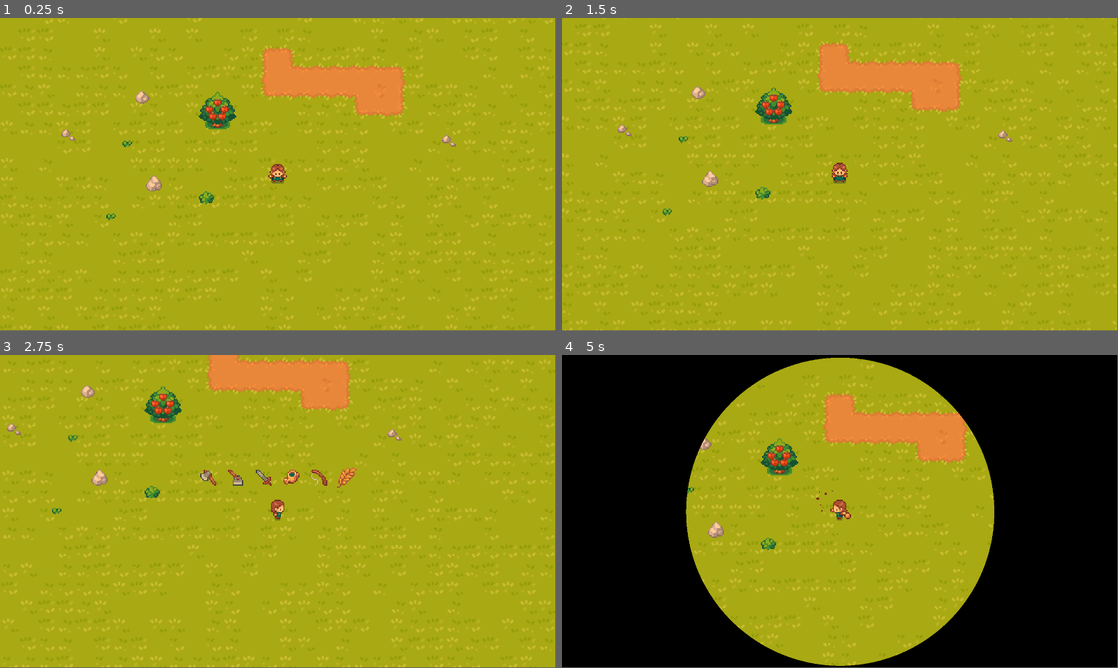
Above: before the commit, frames 1-4 (two rows, left to right).
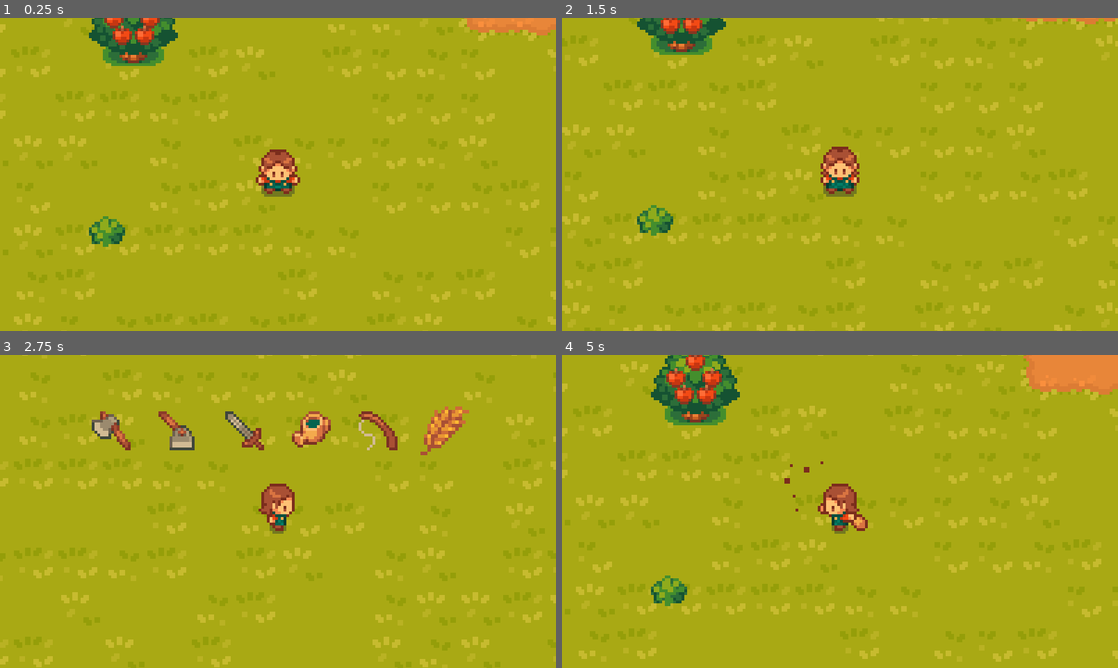
Above: after the commit, the same moments.

Repository: xumeng03/stardew-valley
Game: Godot game, scene res://scenes/main.tscn
The game is run twice, just before and just after one commit, with the same random seed, the same clock (stepped at 60 frames per second) and the same inputs.
Inputs:
- Up to frame 1 (0.25 s): no input
- Up to frame 2 (1.5 s): hold D (right) 0.53-1.28 s; tap Space (action) at 0.6 s; hold S (down) from 1.28 s (still down); tap E (behavior_swtich_next) at 1.35 s
- Up to frame 3 (2.75 s): release S (down) at 2.03 s; hold D (right) from 2.03 s (still down); tap Q (behavior_swtich_previous) at 2.1 s
- Up to frame 4 (5 s): release D (right) at 2.78 s; hold W (up) 2.78-3.53 s; tap Tab (next_day) at 2.85 s; hold A (left) from 3.53 s (still down); tap R (seed_swtich_next) at 3.6 s; tap Enter at 4.25 s; tap Space (action) at 4.35 s
In our replay, the window is 799x449 before the commit and 800x450 after it. These sizes can differ from the game's own. Grey fills any space a smaller window leaves; there, only what the larger window draws over its background counts as a difference.

The runs differ from the first frame. In frame 1, 14% of the frame differs, in the area x 0-100%, y 0-100%; in frame 2, 13%; in frame 3, 14%; in frame 4, 64%.

Commit message:
crop container

Diff:
--- a/project.godot
+++ b/project.godot
@@ -25,6 +25,9 @@
 
 window/size/viewport_width=1920
 window/size/viewport_height=1080
+window/stretch/mode="2d"
+window/size/width=1920
+window/size/height=1080
 
 [input]
 
--- a/resources/corn_plant_resource.gd
+++ b/resources/corn_plant_resource.gd
@@ -2,3 +2,5 @@
 
 func _init() -> void:
 	texture = preload("res://assets/plants/corn.png")
+	name = "Corn"
+	icon = preload("res://assets/seeds/corn.png")
--- a/resources/plant_resource.gd
+++ b/resources/plant_resource.gd
@@ -6,6 +6,13 @@
 var age: int = 0
 var health: int = 3
 var hframes: int = 3
+var name: String
+var icon: Texture2D
+var dead := false:
+	set(value):
+		dead = value
+		if dead:
+			changed.emit()
 
 func grow(sprite: Sprite2D) -> void:
 	age += 1
@@ -15,6 +22,7 @@
 func wither(crop: CropPlant):
 	health -= 1
 	if health <= 0:
+		changed.emit()
 		crop.queue_free()
 
 func mature():
--- a/resources/pumpkin_plant_resource.gd
+++ b/resources/pumpkin_plant_resource.gd
@@ -2,3 +2,5 @@
 
 func _init() -> void:
 	texture = preload("res://assets/plants/pumpkin.png")
+	name = "Pumpkin"
+	icon = preload("res://assets/seeds/pumpkin.png")
--- a/resources/tomato_plant_resource.gd
+++ b/resources/tomato_plant_resource.gd
@@ -2,3 +2,5 @@
 
 func _init() -> void:
 	texture = preload("res://assets/plants/tomato.png")
+	name = "Tomato"
+	icon = preload("res://assets/seeds/tomato.png")
--- a/resources/wheat_plant_resource.gd
+++ b/resources/wheat_plant_resource.gd
@@ -2,3 +2,5 @@
 
 func _init() -> void:
 	texture = preload("res://assets/plants/wheat.png")
+	name = "Wheat"
+	icon = preload("res://assets/seeds/wheat.png")
--- /dev/null
+++ b/scenes/UI/CropInfo.tres
@@ -0,0 +1,21 @@
+[gd_resource type="Theme" load_steps=5 format=3 uid="uid://cxu87pfqy0ovy"]
+
+[ext_resource type="FontFile" uid="uid://cyr81gu0v1ghd" path="res://assets/ui/HomeVideo-Regular.ttf" id="1_q2vfl"]
+[ext_resource type="Texture2D" uid="uid://djqvobt64boj0" path="res://assets/ui/frame.png" id="2_xaxcp"]
+
+[sub_resource type="FontVariation" id="FontVariation_facoi"]
+base_font = ExtResource("1_q2vfl")
+spacing_glyph = 1
+
+[sub_resource type="StyleBoxTexture" id="StyleBoxTexture_t8aev"]
+texture = ExtResource("2_xaxcp")
+texture_margin_left = 6.0
+texture_margin_top = 6.0
+texture_margin_right = 6.0
+texture_margin_bottom = 6.0
+
+[resource]
+Label/colors/font_color = Color(0.023529412, 0.023529412, 0.023529412, 1)
+Label/font_sizes/font_size = 30
+Label/fonts/font = SubResource("FontVariation_facoi")
+PanelContainer/styles/panel = SubResource("StyleBoxTexture_t8aev")
--- /dev/null
+++ b/scenes/UI/CropInfo.tscn
@@ -0,0 +1,61 @@
+[gd_scene load_steps=5 format=3 uid="uid://6p5ohwgxmrxh"]
+
+[ext_resource type="Theme" uid="uid://cxu87pfqy0ovy" path="res://scenes/UI/CropInfo.tres" id="1_t8aev"]
+[ext_resource type="Script" uid="uid://c7war4os77bwd" path="res://scenes/UI/crop_info.gd" id="2_t8aev"]
+[ext_resource type="Texture2D" uid="uid://x67wkpjj8k3e" path="res://assets/seeds/tomato.png" id="3_0pfig"]
+[ext_resource type="Texture2D" uid="uid://gdaq7vt5uup" path="res://assets/ui/v_bar.png" id="4_4skg4"]
+
+[node name="CropInfo" type="Control"]
+custom_minimum_size = Vector2(156, 59)
+layout_mode = 3
+anchors_preset = 0
+offset_right = 200.0
+offset_bottom = 59.0
+theme = ExtResource("1_t8aev")
+script = ExtResource("2_t8aev")
+
+[node name="PanelContainer" type="PanelContainer" parent="."]
+layout_mode = 0
+offset_right = 200.0
+offset_bottom = 59.0
+
+[node name="HBoxContainer" type="HBoxContainer" parent="PanelContainer"]
+layout_mode = 2
+theme = ExtResource("1_t8aev")
+
+[node name="TextureRect" type="TextureRect" parent="PanelContainer/HBoxContainer"]
+custom_minimum_size = Vector2(40, 40)
+layout_mode = 2
+size_flags_horizontal = 4
+size_flags_vertical = 4
+texture = ExtResource("3_0pfig")
+stretch_mode = 5
+
+[node name="VBoxContainer" type="VBoxContainer" parent="PanelContainer/HBoxContainer"]
+layout_mode = 2
+size_flags_horizontal = 3
+size_flags_vertical = 4
+
+[node name="Label" type="Label" parent="PanelContainer/HBoxContainer/VBoxContainer"]
+layout_mode = 2
+text = "Tomato"
+
+[node name="GrowTextureProgressBar" type="TextureProgressBar" parent="PanelContainer/HBoxContainer/VBoxContainer"]
+custom_minimum_size = Vector2(0, 6)
+layout_mode = 2
+value = 90.0
+nine_patch_stretch = true
+texture_under = ExtResource("4_4skg4")
+texture_progress = ExtResource("4_4skg4")
+tint_under = Color(0.5211406, 0.52114064, 0.52114046, 1)
+tint_progress = Color(0.19607843, 1, 0.42745098, 1)
+
+[node name="HealthTextureProgressBar" type="TextureProgressBar" parent="PanelContainer/HBoxContainer/VBoxContainer"]
+custom_minimum_size = Vector2(0, 6)
+layout_mode = 2
+value = 75.0
+nine_patch_stretch = true
+texture_under = ExtResource("4_4skg4")
+texture_progress = ExtResource("4_4skg4")
+tint_under = Color(0.52156866, 0.52156866, 0.52156866, 1)
+tint_progress = Color(0.7176471, 0.23137255, 0, 1)
--- /dev/null
+++ b/scenes/UI/CropInfoContainer.tscn
@@ -0,0 +1,29 @@
+[gd_scene load_steps=2 format=3 uid="uid://cpmu7ljs5he3c"]
+
+[ext_resource type="Script" uid="uid://co67pt6uk8j0u" path="res://scenes/UI/crop_info_container.gd" id="1_pvj2b"]
+
+[node name="CropInfoContainer" type="Control"]
+layout_mode = 3
+anchors_preset = 0
+offset_right = 220.0
+offset_bottom = 400.0
+script = ExtResource("1_pvj2b")
+
+[node name="MarginContainer" type="MarginContainer" parent="."]
+layout_mode = 1
+anchors_preset = 15
+anchor_right = 1.0
+anchor_bottom = 1.0
+offset_right = 20.0
+grow_horizontal = 2
+grow_vertical = 2
+theme_override_constants/margin_left = 10
+theme_override_constants/margin_top = 10
+theme_override_constants/margin_right = 10
+theme_override_constants/margin_bottom = 10
+
+[node name="ScrollContainer" type="ScrollContainer" parent="MarginContainer"]
+layout_mode = 2
+
+[node name="VBoxContainer" type="VBoxContainer" parent="MarginContainer/ScrollContainer"]
+layout_mode = 2
--- /dev/null
+++ b/scenes/UI/crop_info.gd
@@ -0,0 +1,23 @@
+extends Control
+
+
+var plant_resource: PlantResource
+
+func initialize(pr: PlantResource):
+	plant_resource = pr
+	$PanelContainer/HBoxContainer/TextureRect.texture = pr.icon
+	$PanelContainer/HBoxContainer/VBoxContainer/Label.text = pr.name
+	update()
+	plant_resource.changed.connect(dead)
+
+func update():
+	$PanelContainer/HBoxContainer/VBoxContainer/GrowTextureProgressBar.max_value = plant_resource.hframes
+	$PanelContainer/HBoxContainer/VBoxContainer/GrowTextureProgressBar.value = plant_resource.age
+
+	$PanelContainer/HBoxContainer/VBoxContainer/HealthTextureProgressBar.max_value = plant_resource.health
+	$PanelContainer/HBoxContainer/VBoxContainer/HealthTextureProgressBar.value = plant_resource.health
+
+func dead():
+	var tween = create_tween()
+	tween.tween_interval(0.5)
+	tween.tween_callback(queue_free)
--- /dev/null
+++ b/scenes/UI/crop_info_container.gd
@@ -0,0 +1,9 @@
+extends Control
+
+func add_crop_info(crop_info: Control) -> void:
+	$MarginContainer/ScrollContainer/VBoxContainer.add_child(crop_info)
+
+func update_crop_info() -> void:
+	var crop_infos = $MarginContainer/ScrollContainer/VBoxContainer.get_children()
+	for crop_info in crop_infos:
+		crop_info.update()
--- a/scenes/day_night/day_night.gd
+++ b/scenes/day_night/day_night.gd
@@ -57,6 +57,8 @@
 			plant.grow(plant.plant_resource.grid_position in get_parent().get_node("Farm/SoilWaterTileMapLayer").get_used_cells())
 		var farm = get_parent().get_node("Farm")
 		farm.get_node("SoilWaterTileMapLayer").clear()
+		get_parent().get_node("CanvasLayer/CropContainer").update_crop_info()
+		$CanvasModulate.color = dawn_color
 	)
 	tween.tween_property(shader_material, "shader_parameter/progress", 1.0, 1)
 	tween.tween_callback(func():
--- a/scenes/main.gd
+++ b/scenes/main.gd
@@ -2,14 +2,12 @@
 
 @onready var Plants = $Objects/Plants
 var crop_scene = preload("res://scenes/plants/crop.tscn")
+var crop_info_scene = preload("res://scenes/UI/CropInfo.tscn")
 var previous_highlight_tile: Vector2i = Vector2i(-999, -999)
-var plants: Array[Node2D] = []
+var plant_grids: Array[Vector2i] = []
 
 func cell_has_plant(grid: Vector2i) -> bool:
-	for plant in plants:
-		if plant.position.x == grid.x and plant.position.y == grid.y:
-			return true
-	return false
+	return grid in plant_grids
 
 func _on_player_behavior_signal(bi: int, si: int, pos: Vector2) -> void:
 	var grid: Vector2i = Vector2i(floor(pos.x / DATA.TILE_SIZE), floor(pos.y / DATA.TILE_SIZE))
@@ -40,11 +38,14 @@
 			print("can't fish here")
 	if bi == 5:
 		var tile_data = $Farm/SoilTileMapLayer.get_cell_tile_data(grid) as TileData
-		var plant_position = grid * DATA.TILE_SIZE + Vector2i(8, 12)
-		if tile_data and not cell_has_plant(plant_position):
+		if tile_data and not cell_has_plant(grid):
 			var crop = crop_scene.instantiate()
-			crop.initialize(grid, si, Plants)
-			plants.append(crop)
+			crop.initialize(grid, si, Plants, erase_plant_grid)
+			plant_grids.append(grid)
+			var crop_info = crop_info_scene.instantiate()
+			crop_info.initialize(crop.plant_resource)
+			$CanvasLayer/CropContainer.add_crop_info(crop_info)
+		print(plant_grids)
 
 func _on_player_move_signal(pos: Vector2) -> void:
 	var grid: Vector2i = Vector2i(floor(pos.x / DATA.TILE_SIZE), floor(pos.y / DATA.TILE_SIZE))
@@ -56,3 +57,7 @@
 	$Farm/HighLightTileMapLayer.set_cell(grid, 0, Vector2i(1, 1), 0)
 
 	previous_highlight_tile = grid
+
+func erase_plant_grid(grid: Vector2i) -> void:
+	plant_grids.erase(grid)
+	print(plant_grids)
--- a/scenes/main.tscn
+++ b/scenes/main.tscn
@@ -1,10 +1,11 @@
-[gd_scene load_steps=7 format=3 uid="uid://b6vstj0qdpya0"]
+[gd_scene load_steps=8 format=3 uid="uid://b6vstj0qdpya0"]
 
 [ext_resource type="PackedScene" uid="uid://bt0h0jaj0t0oi" path="res://scenes/world/farm.tscn" id="1_0wfyh"]
 [ext_resource type="PackedScene" uid="uid://do87kvhm0k4s6" path="res://scenes/characters/Player.tscn" id="1_o5qli"]
 [ext_resource type="Script" uid="uid://4740ku30jtvp" path="res://scenes/main.gd" id="1_sugp2"]
 [ext_resource type="PackedScene" uid="uid://dnkqc0a4hmlt3" path="res://scenes/plants/Tree.tscn" id="4_jyhfs"]
 [ext_resource type="PackedScene" uid="uid://c1u6w2qjqywdk" path="res://scenes/plants/shrub.tscn" id="5_tbgi4"]
+[ext_resource type="PackedScene" uid="uid://cpmu7ljs5he3c" path="res://scenes/UI/CropInfoContainer.tscn" id="6_o6xl0"]
 [ext_resource type="PackedScene" uid="uid://6vkhkbjdc5pw" path="res://scenes/day_night/day_night.tscn" id="6_tefeu"]
 
 [node name="Main" type="Node2D"]
@@ -54,5 +55,10 @@
 
 [node name="DayNight" parent="." instance=ExtResource("6_tefeu")]
 
+[node name="CanvasLayer" type="CanvasLayer" parent="."]
+
+[node name="CropContainer" parent="CanvasLayer" instance=ExtResource("6_o6xl0")]
+z_index = 10
+
 [connection signal="behavior_signal" from="Objects/Player" to="." method="_on_player_behavior_signal"]
 [connection signal="move_signal" from="Objects/Player" to="." method="_on_player_move_signal"]
--- a/scenes/plants/crop.gd
+++ b/scenes/plants/crop.gd
@@ -2,13 +2,15 @@
 class_name CropPlant extends StaticBody2D
 
 @export var plant_resource: PlantResource
+
+signal death_signal(grid: Vector2i)
 
 func _ready() -> void:
 	add_to_group("plants")
 	if plant_resource:
 		$FlashSprite2D.texture = plant_resource.texture
 
-func initialize(grid: Vector2i, si: int, plants: Node2D) -> Node2D:
+func initialize(grid: Vector2i, si: int, plants: Node2D, erase_plant_grid: Callable) -> Node2D:
 	match si:
 		0:
 			plant_resource = CronPlantResource.new()
@@ -22,6 +24,7 @@
 	plant_resource.grid_position = grid
 	position = grid * DATA.TILE_SIZE + Vector2i(8, 12)
 	plants.add_child(self)
+	death_signal.connect(erase_plant_grid)
 	return self
 
 
@@ -34,4 +37,6 @@
 
 func _on_area_2d_body_entered(body: Node2D) -> void:
 	if plant_resource.mature() && body.is_in_group("player"):
+		plant_resource.dead = true
+		death_signal.emit(plant_resource.grid_position)
 		$FlashSprite2D.flash(0.2, 0.2, Callable(self, "queue_free"))
Binary file added: assets/ui/HomeVideo-Regular.ttf
Not shown, added: assets/ui/HomeVideo-Regular.ttf.import
Binary file added: assets/ui/frame.png
Not shown, added: assets/ui/frame.png.import
Binary file added: assets/ui/v_bar.png
Not shown, added: assets/ui/v_bar.png.import
Not shown, removed: resources/pumpkin_plant_resource.uid
Not shown, added: scenes/UI/crop_info.gd.uid
Not shown, added: scenes/UI/crop_info_container.gd.uid
